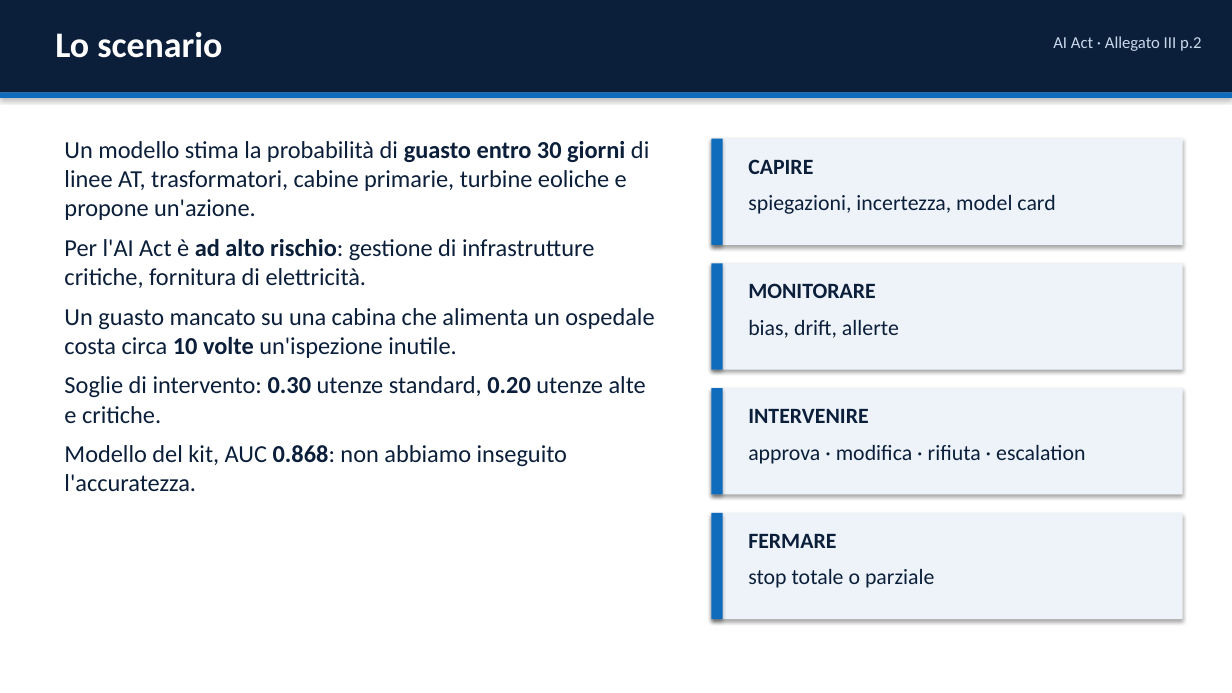
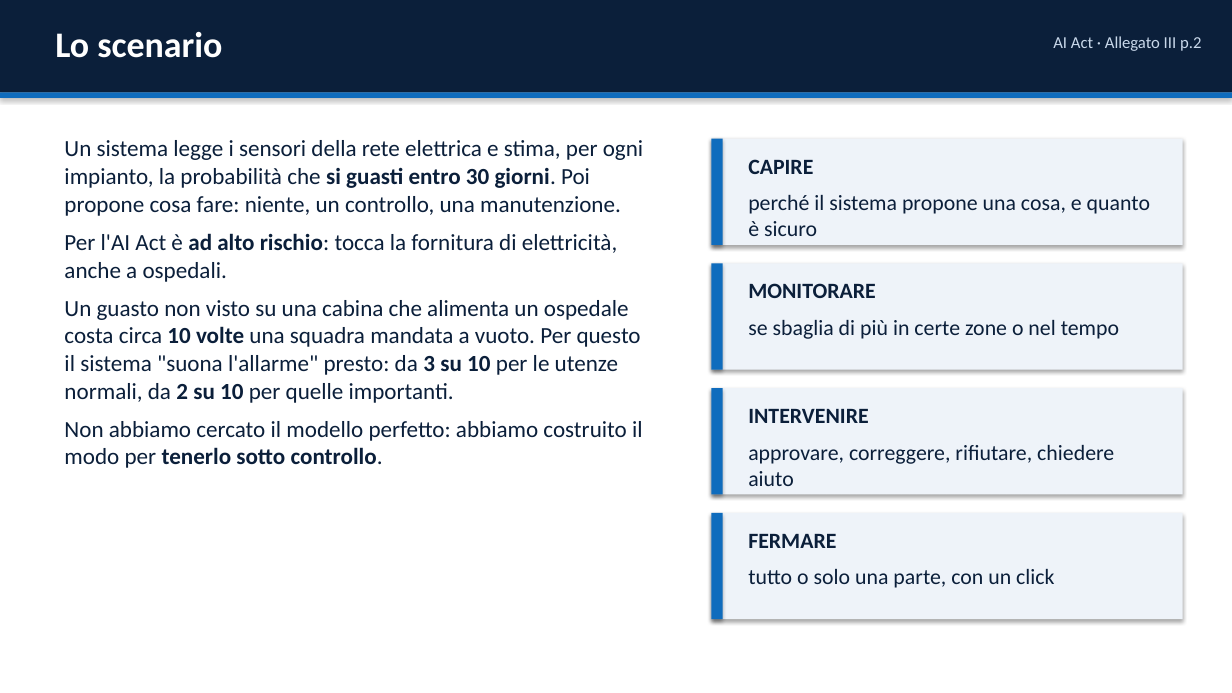
Before and after one commit to GuidoMerliniEnel/ai-act-hackaton, a slide deck: slide 2 of consegna/EnerGuard_Presentazione.pptx. Drawn at 1232x693 pixels with LibreOffice and Linux fonts; fonts in the diff are those of the drawing. Boxes give left, top, right and bottom in pixels: in the first picture for what was removed or moved away, otherwise in the second. Text is boxed around its words. In the diff, an @@ line names an element or a change of style, - is before the commit and + after.

```diff
--- a/consegna/EnerGuard_Presentazione.pptx
+++ b/consegna/EnerGuard_Presentazione.pptx
@@ text at [64,140,643,468]: text changed; size 19 to 18 pt @@
-Un modello stima la probabilità di guasto entro 30 giorni di linee AT, trasformatori, cabine primarie, turbine eoliche e propone un'azione.
-Per l'AI Act è ad alto rischio: gestione di infrastrutture critiche, fornitura di elettricità.
-Un guasto mancato su una cabina che alimenta un ospedale costa circa 10 volte un'ispezione inutile.
-Soglie di intervento: 0.30 utenze standard, 0.20 utenze alte e critiche.
-Modello del kit, AUC 0.868: non abbiamo inseguito l'accuratezza.
+Un sistema legge i sensori della rete elettrica e stima, per ogni impianto, la probabilità che si guasti entro 30 giorni. Poi propone cosa fare: niente, un controllo, una manutenzione.
+Per l'AI Act è ad alto rischio: tocca la fornitura di elettricità, anche a ospedali.
+Un guasto non visto su una cabina che alimenta un ospedale costa circa 10 volte una squadra mandata a vuoto. Per questo il sistema "suona l'allarme" presto: da 3 su 10 per le utenze normali, da 2 su 10 per quelle importanti.
+Non abbiamo cercato il modello perfetto: abbiamo costruito il modo per tenerlo sotto controllo.
@@ text at [748,195,1150,236]: text changed @@
-spiegazioni, incertezza, model card
+perché il sistema propone una cosa, e quanto è sicuro
@@ text at [748,320,1119,339]: text changed @@
-bias, drift, allerte
+se sbaglia di più in certe zone o nel tempo
@@ text at [748,445,1114,486]: text changed @@
-approva · modifica · rifiuta · escalation
+approvare, correggere, rifiutare, chiedere aiuto
@@ text at [748,569,1054,588]: text changed @@
-stop totale o parziale
+tutto o solo una parte, con un click
```
Also in this commit, not shown: 4 other slides changed, 11 slides added, 9 slides removed, 5 other files.
